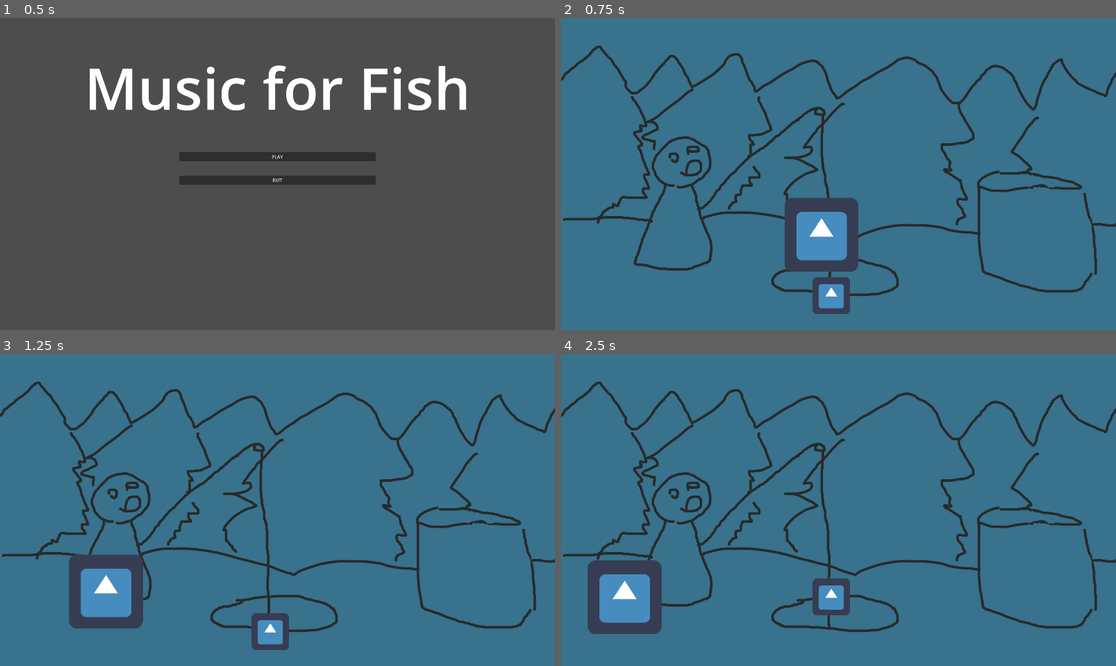
Above: before the commit, frames 1-4 (two rows, left to right).
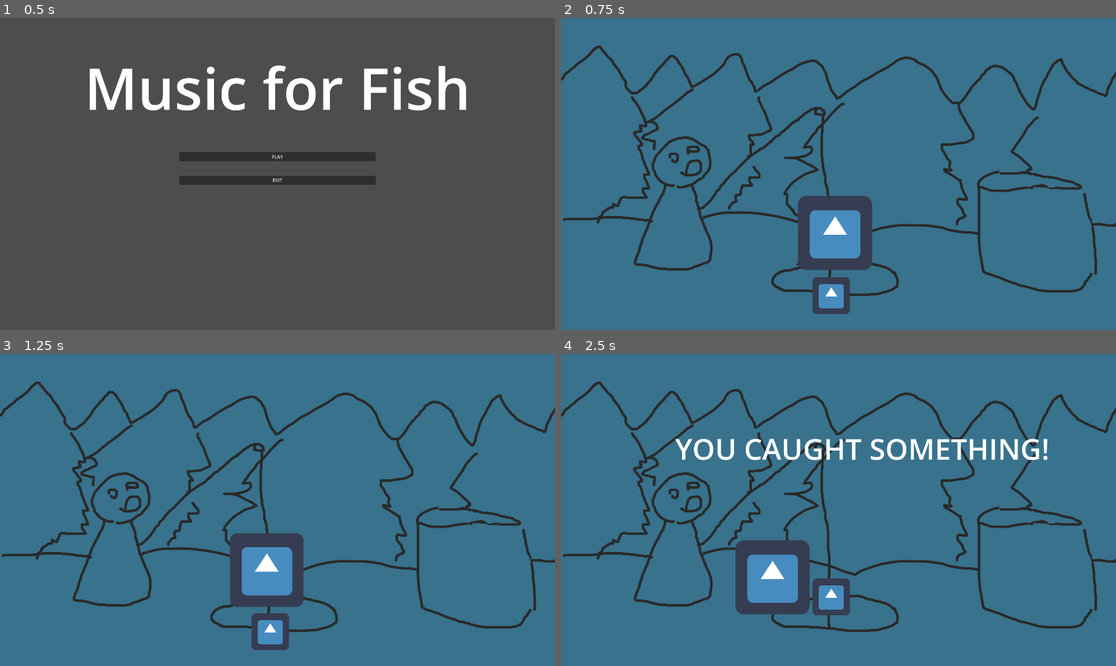
Above: after the commit, the same moments.

Repository: PhoenixStroh/mini-jame-gam
Game: Godot game, scene res://main.tscn
The game is run twice, just before and just after one commit, with the same random seed, the same clock (stepped at 60 frames per second) and the same inputs. The engine's default icon, where the game draws it, is replaced by a stand-in: a white triangle on a blue panel in a dark square.
Inputs:
- Up to frame 1 (0.5 s): no input
- Up to frame 2 (0.75 s): click "PLAY" at 0.5 s
- Up to frame 3 (1.25 s): no input
- Up to frame 4 (2.5 s): hold Up (up) 1.28-2.03 s; hold Space (catch) 1.28-2.03 s; hold Down (down) from 2.03 s (still down); tap Space (catch) at 2.1 s

Frame 1 is identical in both runs. In frame 2, 2.2% of the frame differs, in the area x 40-57%, y 57-82%; in frame 3, 6.1%; in frame 4, 8.0%, in the area x 4-88%, y 27-90%.

Commit message:
add example audio and hook up

Diff:
--- a/mini-jame-gam-51/actors/fish/fish.tscn
+++ b/mini-jame-gam-51/actors/fish/fish.tscn
@@ -2,6 +2,7 @@
 
 [ext_resource type="Script" uid="uid://b6h3ebfi2j26a" path="res://actors/fish/fish.gd" id="1_5fmmu"]
 [ext_resource type="Texture2D" uid="uid://cjlwepxfxu21k" path="res://images/godot_icon.png" id="1_uh2ou"]
+[ext_resource type="AudioStream" uid="uid://c3t0qrlwxt4hv" path="res://audio/octopus_piano.ogg" id="3_lqafy"]
 
 [sub_resource type="RectangleShape2D" id="RectangleShape2D_uh2ou"]
 size = Vector2(253, 248)
@@ -15,3 +16,10 @@
 [node name="CollisionShape2D" type="CollisionShape2D" parent="Area2D" unique_id=1405735476]
 position = Vector2(1.5, 0)
 shape = SubResource("RectangleShape2D_uh2ou")
+
+[node name="AudioStreamPlayer2D" type="AudioStreamPlayer2D" parent="." unique_id=1022451979]
+stream = ExtResource("3_lqafy")
+autoplay = true
+max_distance = 800.0
+attenuation = 3.0314333
+panning_strength = 3.0
--- a/mini-jame-gam-51/actors/hook/hook.tscn
+++ b/mini-jame-gam-51/actors/hook/hook.tscn
@@ -25,5 +25,8 @@
 position = Vector2(0, 1.5)
 shape = SubResource("RectangleShape2D_p38s4")
 
+[node name="AudioListener2D" type="AudioListener2D" parent="." unique_id=1115104410]
+current = true
+
 [connection signal="area_entered" from="Area2D" to="." method="_on_area_2d_area_entered"]
 [connection signal="area_exited" from="Area2D" to="." method="_on_area_2d_area_exited"]
--- a/mini-jame-gam-51/game.tscn
+++ b/mini-jame-gam-51/game.tscn
@@ -40,6 +40,7 @@
 position = Vector2(950, 744)
 start_point = NodePath("StartPoint")
 end_point = NodePath("EndPoint")
+movement_duration = 5.0
 
 [node name="StartPoint" type="Node2D" parent="Fish" unique_id=1163357568]
 position = Vector2(-730, 98)
Not shown, added: mini-jame-gam-51/audio/octopus_piano.ogg.import
Not shown, added: mini-jame-gam-51/audio/turtle_cymbals.ogg.import
Not shown: 1 places in mini-jame-gam-51/game.tscn that only renumber resources
Not shown, added: mini-jame-gam-51/images/octopus_piano.ogg.import
Not shown, added: mini-jame-gam-51/images/turtle_cymbals.ogg.import
Not shown, added: mini-jame-gam-51/audio/octopus_piano.ogg
Not shown, added: mini-jame-gam-51/audio/turtle_cymbals.ogg
Not shown, added: mini-jame-gam-51/images/octopus_piano.ogg
Not shown, added: mini-jame-gam-51/images/turtle_cymbals.ogg
